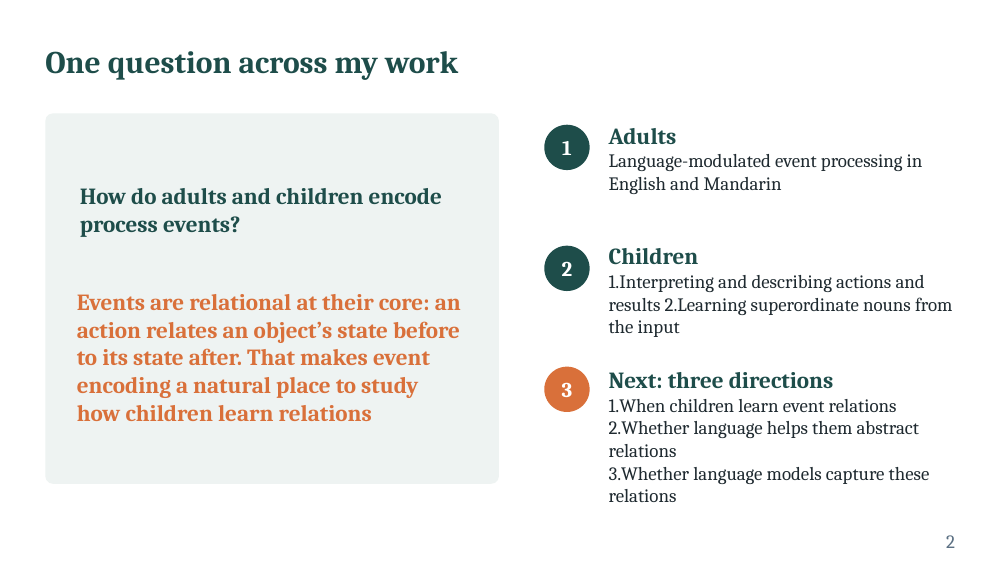
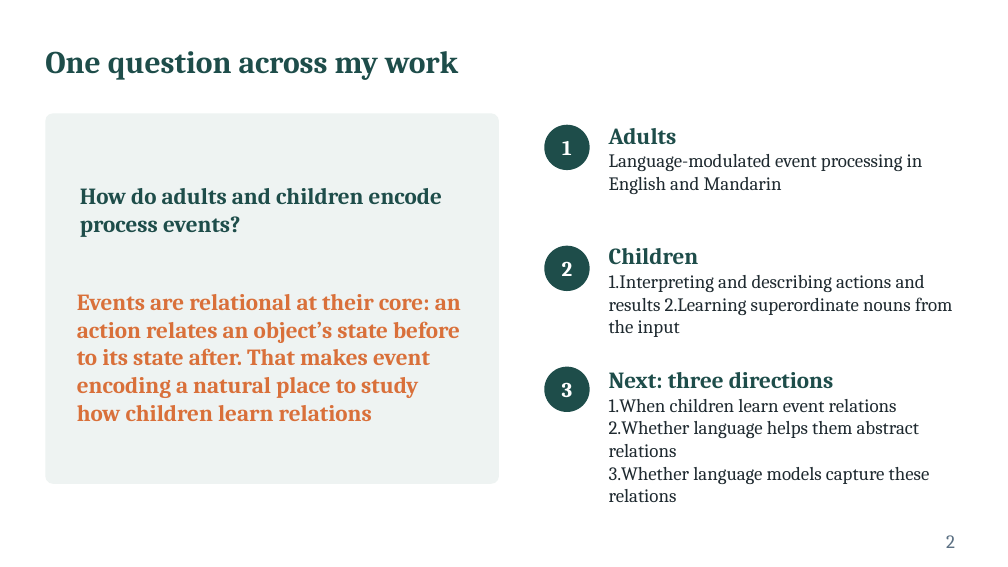
Before and after one commit to xtaoliu/claude, a slide deck: slide 2 of Liu_postdoc_interview_talk.pptx. Drawn at 1008x567 pixels with LibreOffice and Linux fonts; fonts in the diff are those of the drawing. Boxes give left, top, right and bottom in pixels: in the first picture for what was removed or moved away, otherwise in the second. Text is boxed around its words. In the diff, an @@ line names an element or a change of style, - is before the commit and + after.

```diff
--- a/Liu_postdoc_interview_talk.pptx
+++ b/Liu_postdoc_interview_talk.pptx
@@ ellipse at bbox=[544, 367, 590, 412]: fill #D9703A to #1E4D4A @@
```
Also in this commit, not shown: 5 other slides changed, 1 other file.
